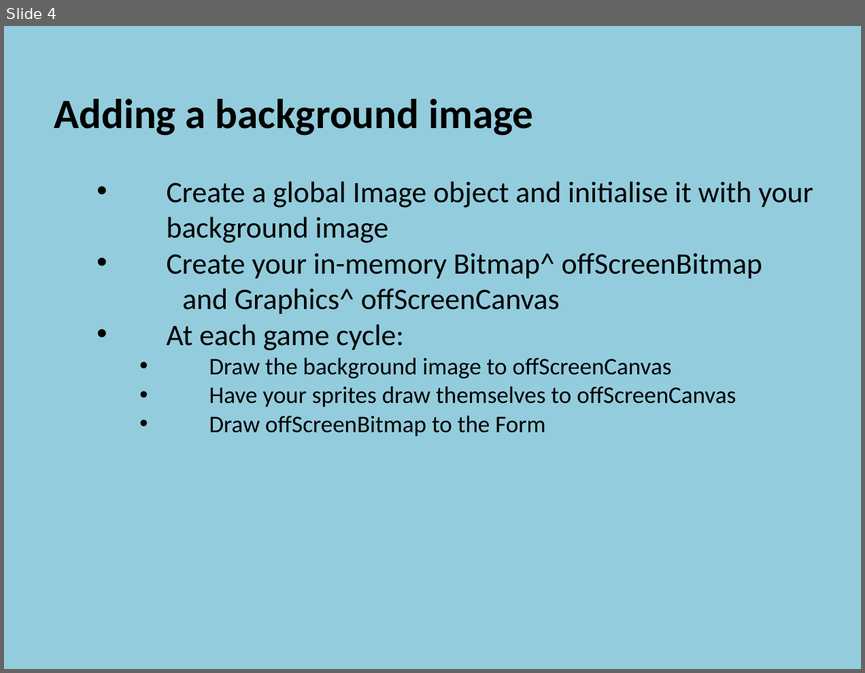
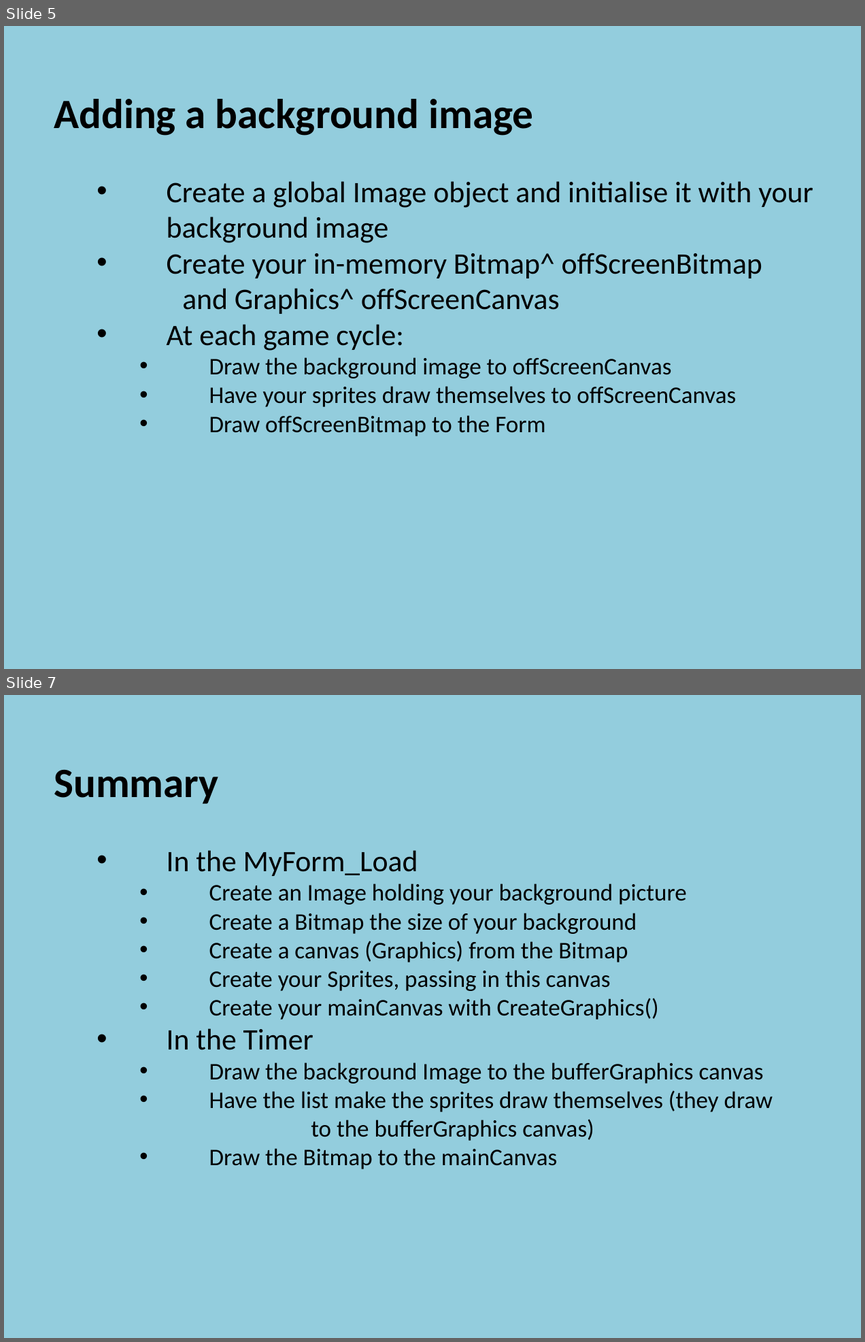
Before and after one commit to szetko/course-materials, a slide deck: Programming 4/04.2 Double Buffering/04.2 Double Buffering.pptx. Shown one above the other, each under a label of ours: slide 4 before the commit, slides 5 and 7 after it; the slides between them are not shown. The pictures are 865x673 and 865x1342 pixels, drawn with LibreOffice and Linux fonts; fonts in the diff are those of the drawing. Boxes give left, top, right and bottom in pixels: in the first picture for what was removed or moved away, otherwise in the second. Text is boxed around its words. In the diff, an @@ line names an element or a change of style, - is before the commit and + after.

Commit message:
Complete Double Buffering PP and remove Word Doc

```diff
--- a/Programming 4/04.2 Double Buffering/04.2 Double Buffering.pptx
+++ b/Programming 4/04.2 Double Buffering/04.2 Double Buffering.pptx
@@ slide 7 added at [4,695,861,1338], background #93CDDD @@
@@ text added at [54,770,772,1169], 20 pt, text #000000 @@
+  Summary
+    • In the MyForm_Load
+      • Create an Image holding your background picture
+      • Create a Bitmap the size of your background
+      • Create a canvas (Graphics) from the Bitmap
+      • Create your Sprites, passing in this canvas
+      • Create your mainCanvas with CreateGraphics()
+    • In the Timer
+      • Draw the background Image to the bufferGraphics canvas
+      • Have the list make the sprites draw themselves (they draw
+      to the bufferGraphics canvas)
+      • Draw the Bitmap to the mainCanvas
@@ what was slide 4 is now slide 5 @@
```
Also in this commit, not shown: 1 slide changed, 1 other slide added, 1 slide removed, 1 other file.
